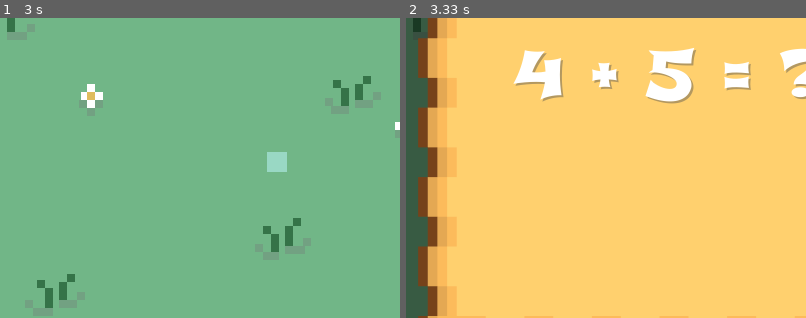
Above: before the commit, frames 1-2 (left to right).
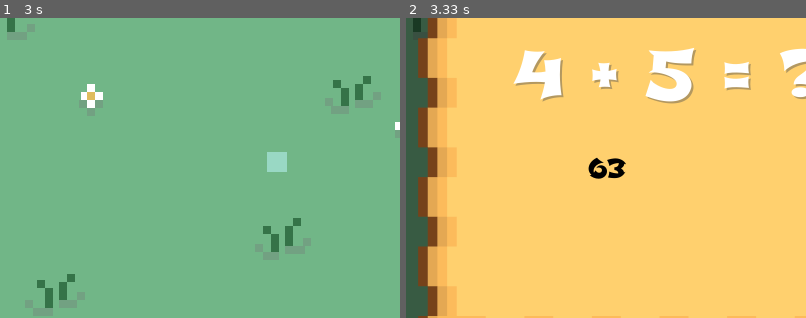
Above: after the commit, the same moments.

Repository: jocelyn-chang/digit-dynasty
Game: pygame game, started from SnakeGame.py
Same seed, same stepped clock (60 frames per second), same inputs: the game is played once before the commit and once after it.
Inputs:
- Up to frame 1 (3 s): no input
- Up to frame 2 (3.33 s): no input
The pictures show only the part of the screen within x 17-67%, y 28-78%; the shares and areas given below are measured in that part.

Frame 1 is identical in both runs. In frame 2, 0.4% of the frame differs, in the area x 45-55%, y 46-54%.

Commit message:
Fixing my snake game

Diff:
--- a/SnakeGame.py
+++ b/SnakeGame.py
@@ -106,6 +106,31 @@
   # main = get_font(65).render(str(num1) + " + " + str(num2) + " = ?", True, white)
   # screen.blit(main, [240, 180])
 
+def options(correctAns):
+  choice1 = int(correctAns) + random.randint(1, 9)
+  choice2 = int(correctAns) - random.randint(1, 9)
+  choice3 = int(float(correctAns) * (1+random.randint(1, 9)))
+
+  choices = [str(choice1), str(choice2), str(choice3), correctAns]
+  choiceA = random.choice(choices)
+  choices.remove(choiceA)
+  choiceB = random.choice(choices)
+  choices.remove(choiceB)
+  choiceC = random.choice(choices)
+  choices.remove(choiceC)
+  choiceD = random.choice(choices)
+  choices.remove(choiceD)
+
+  a = get_font(25).render(choiceA, True, black)
+  b = get_font(25).render(choiceB, True, black)
+  c = get_font(25).render(choiceC, True, black)
+  d = get_font(25).render(choiceD, True, black)
+
+  return [a, b, c, d]
+
+
+
+
 # Main game function
 def game(level):
   run = True
@@ -115,19 +140,21 @@
   spliceIndex = currQ.index("?") + 1
   correctAns = currQ[spliceIndex:]
   currQ = currQ[:spliceIndex]
-
-  choice1 = int(correctAns) + random.randint(1, 9)
-  choice2 = int(correctAns) - random.randint(1, 9)
-  choice3 = int(float(correctAns) * (1+random.randint(1, 9)))
-
-  choices = [str(choice1), str(choice2), str(choice3), correctAns]
-  choiceA = random.choice(choices)
-  choices.remove(choiceA)
-  choiceB = random.choice(choices)
-  choices.remove(choiceB)
-  choiceC = random.choice(choices)
-  choices.remove(choiceC)
-  choiceD = random.choice
+  optionList = options(correctAns)
+
+  # choice1 = int(correctAns) + random.randint(1, 9)
+  # choice2 = int(correctAns) - random.randint(1, 9)
+  # choice3 = int(float(correctAns) * (1+random.randint(1, 9)))
+
+  # choices = [str(choice1), str(choice2), str(choice3), correctAns]
+  # choiceA = random.choice(choices)
+  # choices.remove(choiceA)
+  # choiceB = random.choice(choices)
+  # choices.remove(choiceB)
+  # choiceC = random.choice(choices)
+  # choices.remove(choiceC)
+  # choiceD = random.choice(choices)
+  # choices.remove(choiceD)
 
   # Snake starting coordinates
   x1 = SCREEN_WIDTH / 2
@@ -216,7 +243,11 @@
         else:
           screen.blit(shadow, [202, 182])
           screen.blit(main, [200, 180])
-
+        # a = get_font(25).render(optionList[0], True, black)
+        # b = get_font(25).render(optionList[1], True, black)
+        # c = get_font(25).render(optionList[2], True, black)
+        # d = get_font(25).render(optionList[3], True, black)
+        screen.blit(optionList[0], [315, 300])
         if countdown % 10 == 0 and timerDown > 0:
           timerDown -= 1
 
